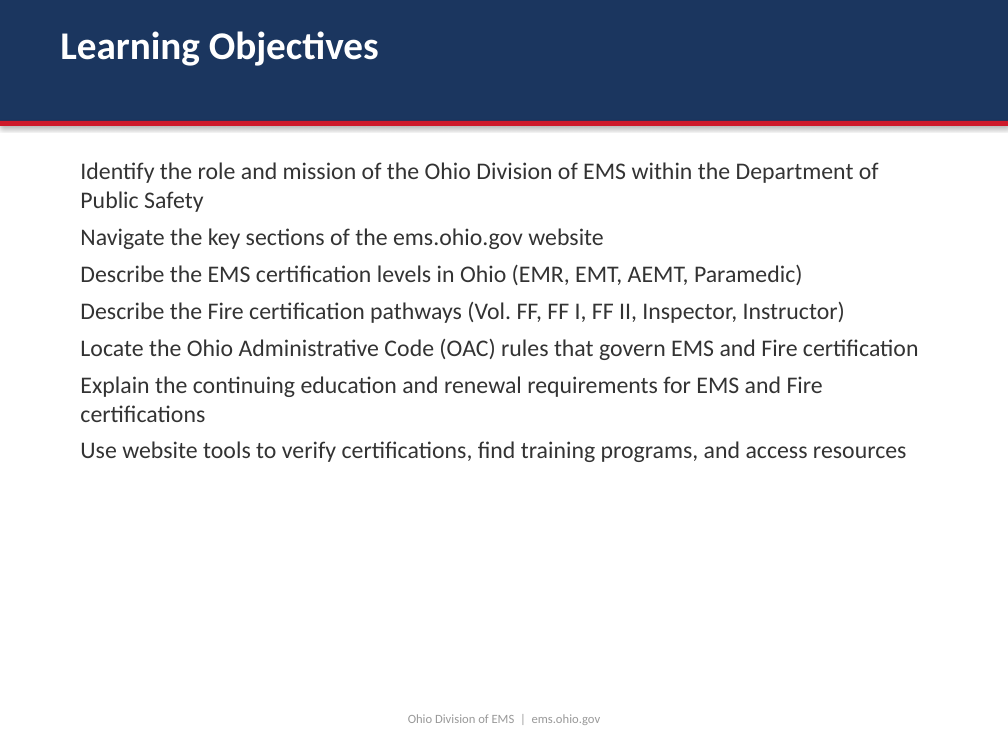
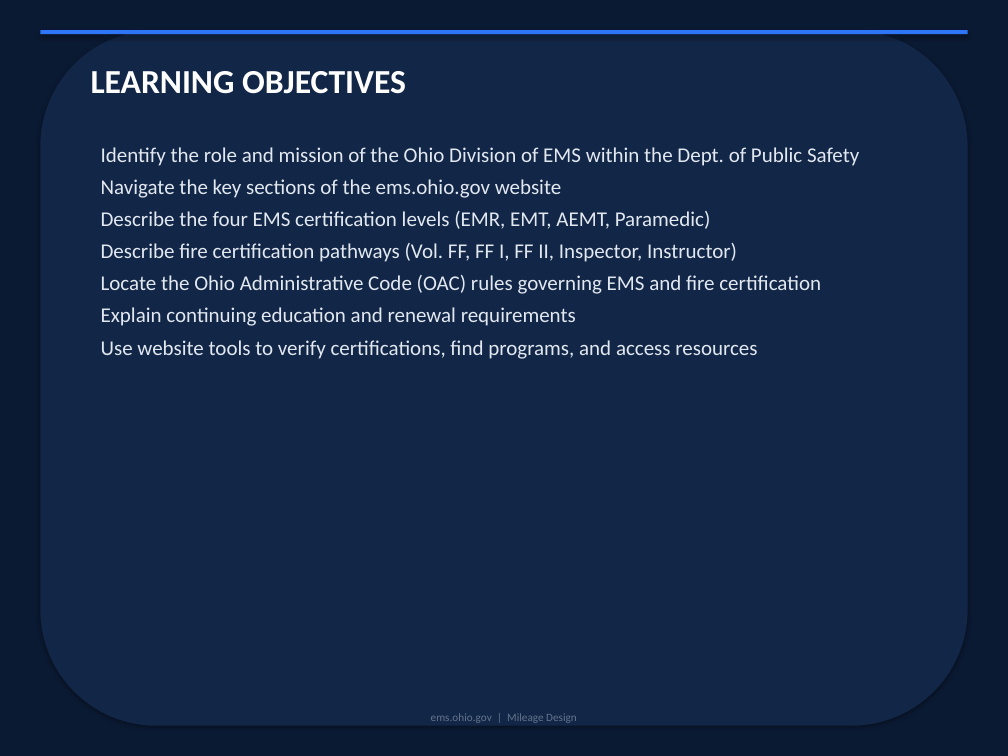
Before and after one commit to bbishilany/nicks-capstone, a slide deck: slide 2 of Ohio-Division-of-EMS-Presentation.pptx. Drawn at 1008x756 pixels with LibreOffice and Linux fonts; fonts in the diff are those of the drawing. Boxes give left, top, right and bottom in pixels: in the first picture for what was removed or moved away, otherwise in the second. Text is boxed around its words. In the diff, an @@ line names an element or a change of style, - is before the commit and + after.

```diff
--- a/Ohio-Division-of-EMS-Presentation.pptx
+++ b/Ohio-Division-of-EMS-Presentation.pptx
@@ background #FFFFFF to #0B1A33 @@
@@ rectangle removed at (x1=0, y1=0, x2=1008, y2=121) @@
@@ rectangle resized from (x1=0, y1=121, x2=1008, y2=126) to (x1=40, y1=30, x2=968, y2=34) @@
@@ rectangle at (x1=40, y1=30, x2=968, y2=34): fill #CE1A2B to #2E75F7 @@
@@ rounded rectangle added at (x1=40, y1=30, x2=968, y2=726), fill #122647 @@
@@ text at (x1=91, y1=71, x2=406, y2=94): text changed; size 28 to 24 pt @@
-Learning Objectives
+LEARNING OBJECTIVES
@@ text "Identify the role and mission ..." moved from (x1=80, y1=162, x2=919, y2=462) to (x1=101, y1=147, x2=859, y2=359) @@
@@ text at (x1=101, y1=147, x2=859, y2=166): text changed; size 17 to 15 pt; text colour #333333 to #E2E8F0 @@
-Identify the role and mission of the Ohio Division of EMS within the Department of Public Safety
+Identify the role and mission of the Ohio Division of EMS within the Dept. of Public Safety
@@ text at (x1=101, y1=179, x2=562, y2=198): size 17 to 15 pt, text colour #333333 to #E2E8F0 in "Navigate the key sections of the ems.ohio.gov ..."; less space between paragraphs @@
@@ text at (x1=101, y1=211, x2=821, y2=359): text changed; size 17 to 15 pt; text colour #333333 to #E2E8F0 @@
-Describe the EMS certification levels in Ohio (EMR, EMT, AEMT, Paramedic)
-Describe the Fire certification pathways (Vol. FF, FF I, FF II, Inspector, Instructor)
-Locate the Ohio Administrative Code (OAC) rules that govern EMS and Fire certification
-Explain the continuing education and renewal requirements for EMS and Fire certifications
-Use website tools to verify certifications, find training programs, and access resources
+Describe the four EMS certification levels (EMR, EMT, AEMT, Paramedic)
+Describe fire certification pathways (Vol. FF, FF I, FF II, Inspector, Instructor)
+Locate the Ohio Administrative Code (OAC) rules governing EMS and fire certification
+Explain continuing education and renewal requirements
+Use website tools to verify certifications, find programs, and access resources
@@ text at (x1=431, y1=713, x2=577, y2=723): text changed; size 9 to 8 pt; text colour #999999 to #64748B @@
-Ohio Division of EMS | ems.ohio.gov
+ems.ohio.gov | Mileage Design
```
Also in this commit, not shown: 29 other slides changed, 7 other files.
